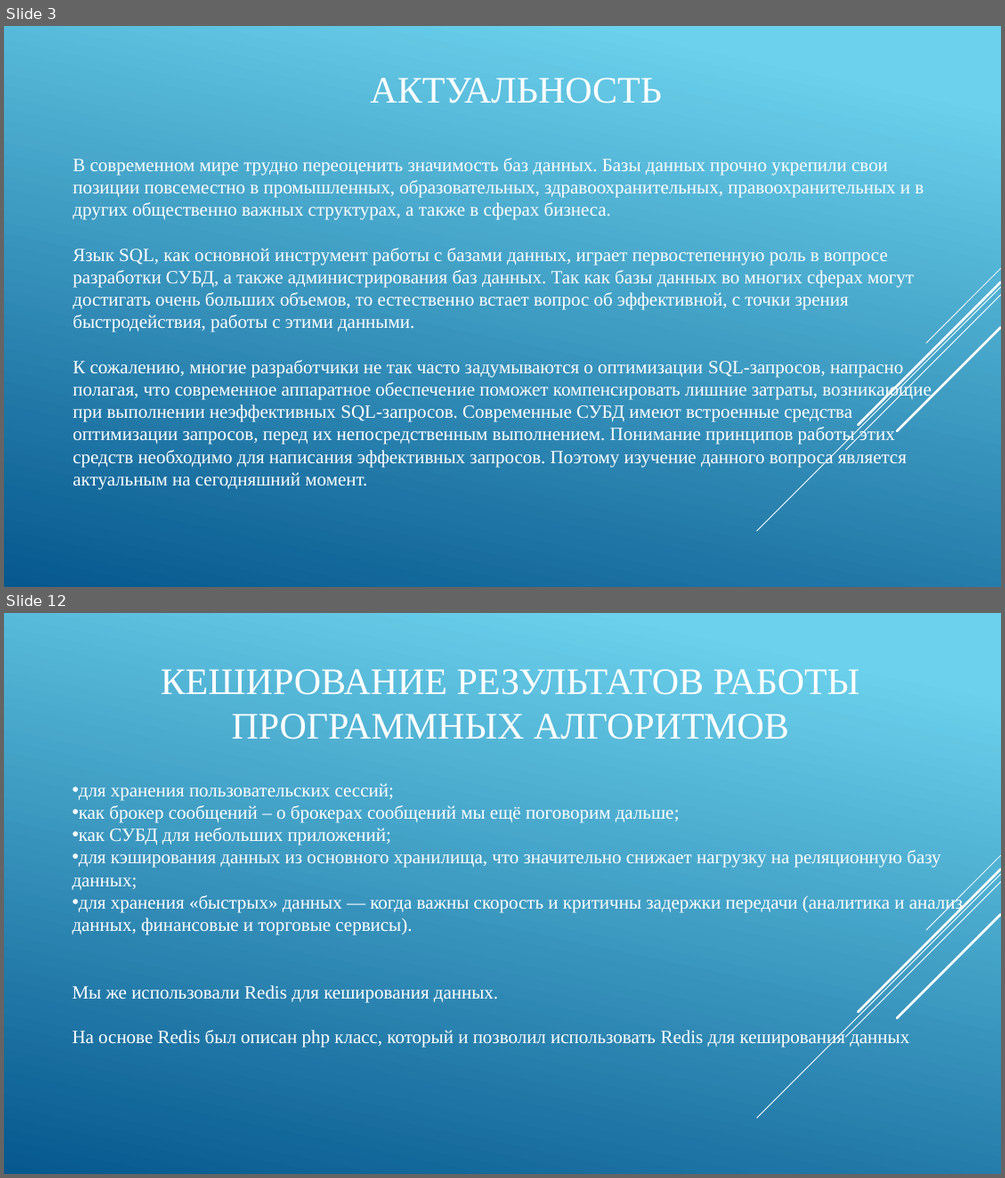
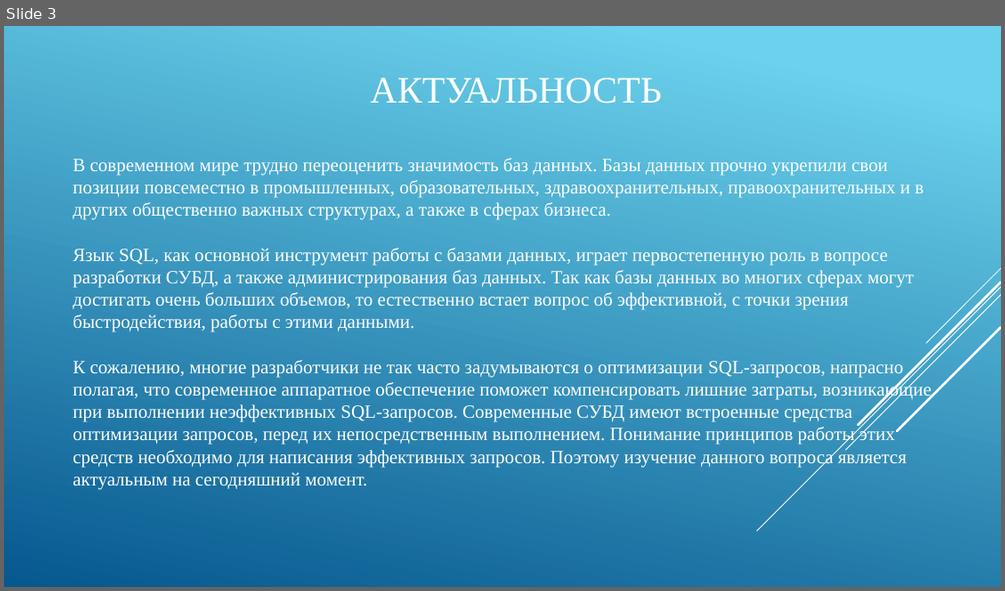
Before and after one commit to IgorTyutyunov/-, a slide deck: ВКР_5.pptx. Shown one above the other, each under a label of ours: slides 3 and 12 before the commit, slide 3 after it; the slides between them are not shown. The pictures are 1005x1178 and 1005x591 pixels, drawn with LibreOffice and Linux fonts; fonts in the diff are those of the drawing. Boxes give left, top, right and bottom in pixels: in the first picture for what was removed or moved away, otherwise in the second. Text is boxed around its words. In the diff, an @@ line names an element or a change of style, - is before the commit and + after.

```diff
--- a/ВКР_5.pptx
+++ b/ВКР_5.pptx
@@ slide 12 removed at (x1=4, y1=613, x2=1001, y2=1174), background gradient #6ED2EB to #06588E; not listed: 5 template elements that a slide beside it also shows @@
@@ title removed at (x1=161, y1=669, x2=860, y2=739) @@
-КЕШИРОВАНИЕ РЕЗУЛЬТАТОВ РАБОТЫ ПРОГРАММНЫХ АЛГОРИТМОВ
@@ text removed at (x1=73, y1=783, x2=963, y2=1047) @@
-• для хранения пользовательских сессий;
-• как брокер сообщений – о брокерах сообщений мы ещё поговорим дальше;
-• как СУБД для небольших приложений;
-• для кэширования данных из основного хранилища, что значительно снижает нагрузку на реляционную базу данных;
-• для хранения «быстрых» данных — когда важны скорость и критичны задержки передачи (аналитика и анализ данных, финансовые и торговые сервисы).
-Мы же использовали Redis для кеширования данных.
-На основе Redis был описан php класс, который и позволил использовать Redis для кеширования данных
```
Also in this commit, not shown: 6 slides changed, 11 slides added, 9 other slides removed, 1 other file.
